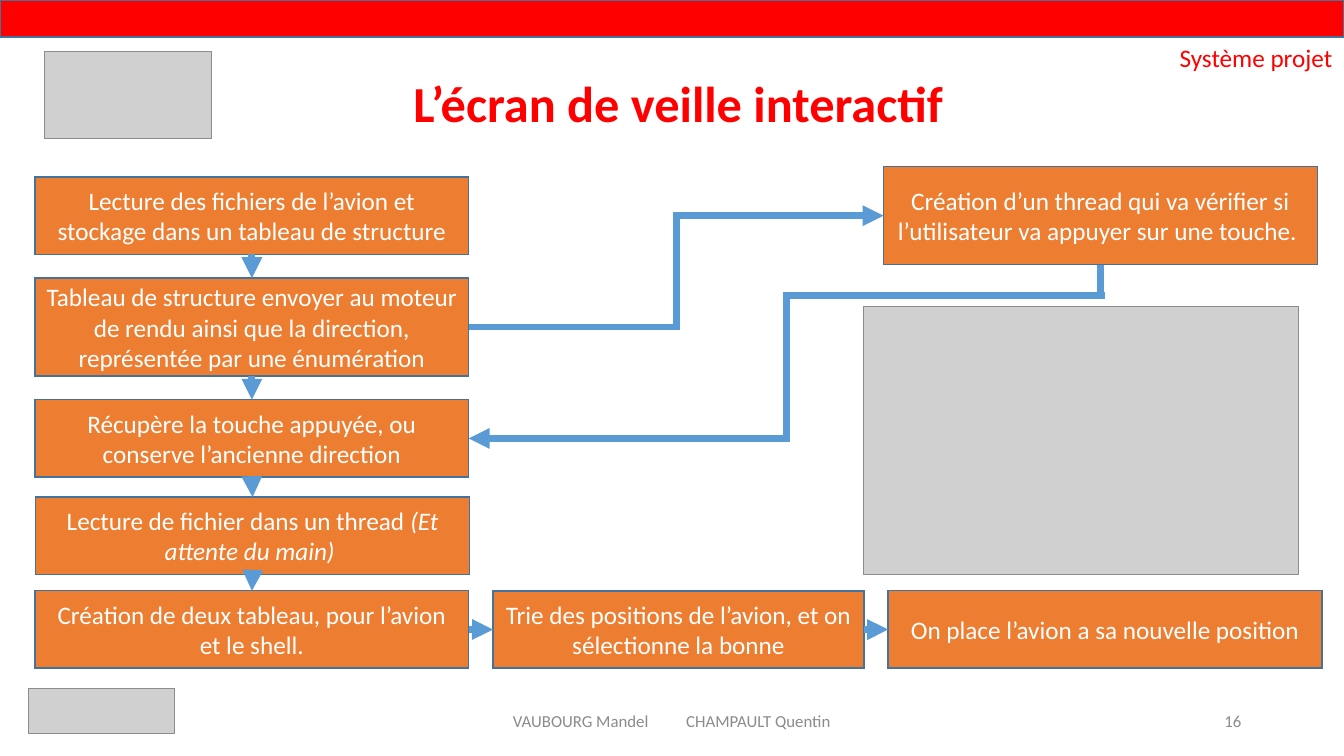
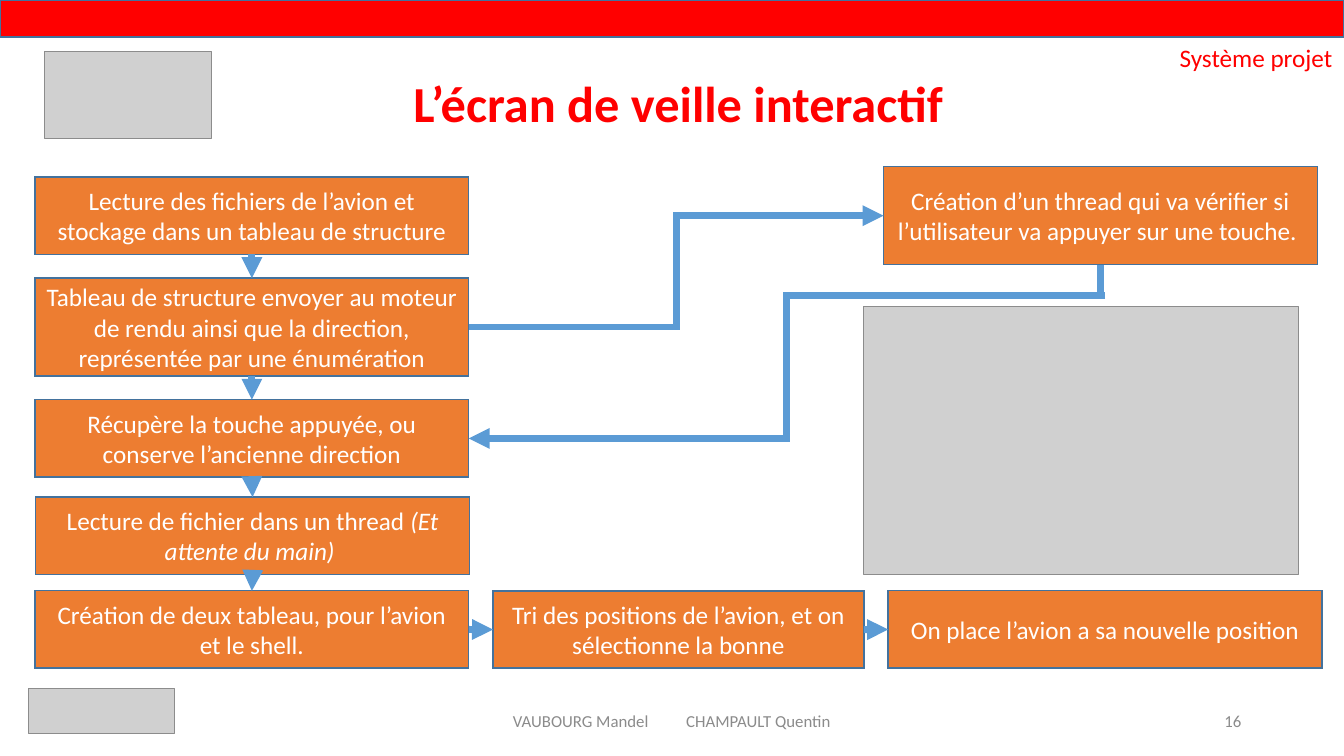
Before and after one commit to Akitoshi02/ExiaScreen, a slide deck: slide 16 of Rapport de fin + Powerpoint/exia.pptx. Drawn at 1344x756 pixels with LibreOffice and Linux fonts; fonts in the diff are those of the drawing; grey boxes stand for pictures. Boxes give left, top, right and bottom in pixels: in the first picture for what was removed or moved away, otherwise in the second. Text is boxed around its words. In the diff, an @@ line names an element or a change of style, - is before the commit and + after.

Commit message:
fin

```diff
--- a/Rapport de fin + Powerpoint/exia.pptx
+++ b/Rapport de fin + Powerpoint/exia.pptx
@@ text in rectangle at (512, 606, 845, 654): text changed @@
-Trie des positions de l’avion, et on sélectionne la bonne
+Tri des positions de l’avion, et on sélectionne la bonne
```
